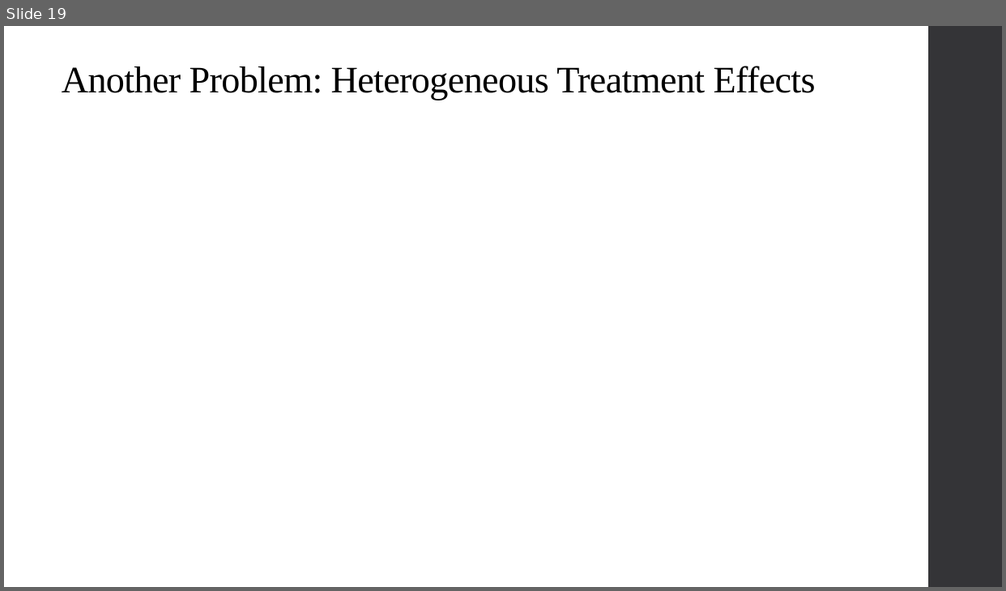
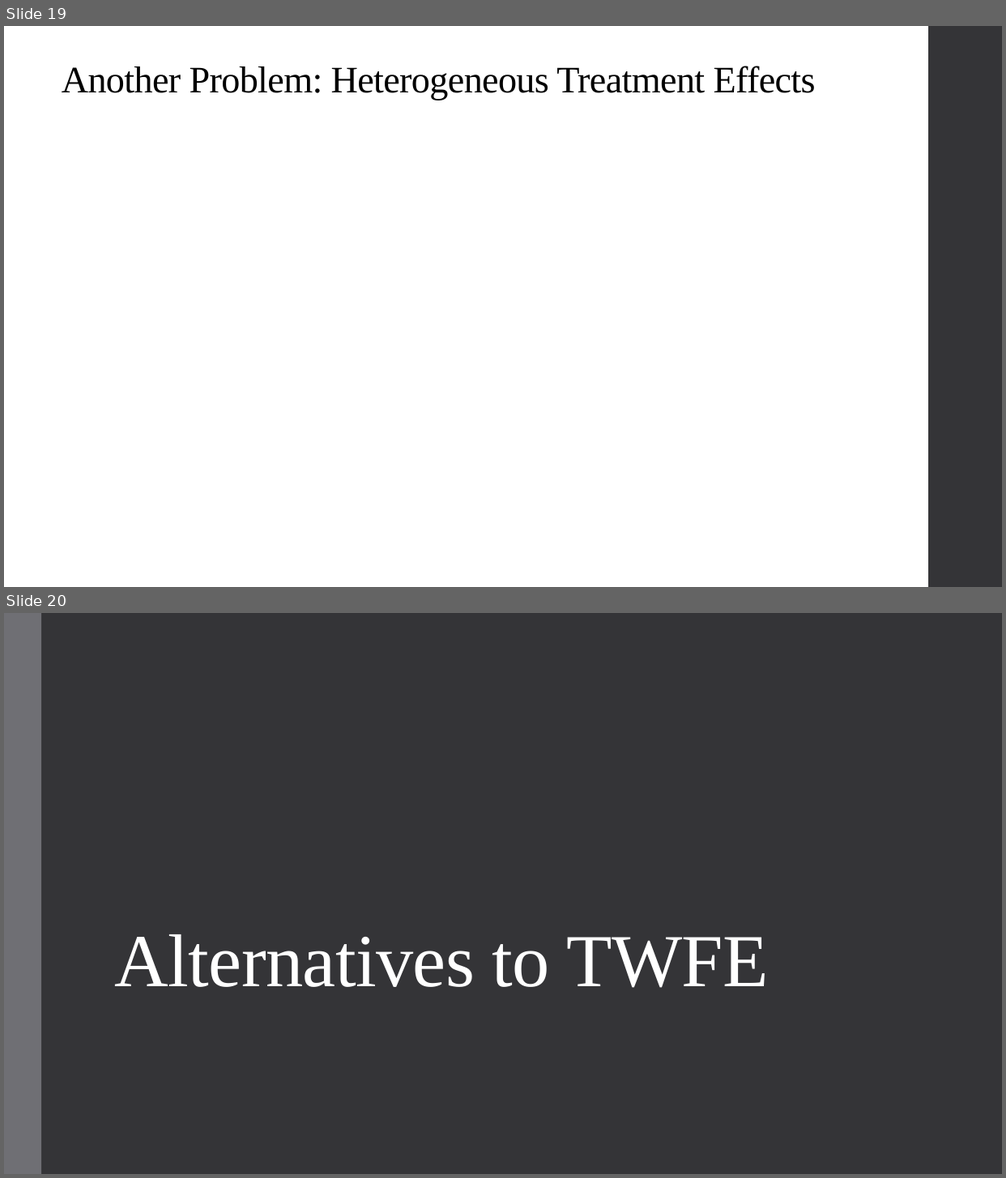
Before and after one commit to qiufei/fork-HAD5744, a slide deck: Lecture11_StaggeredAdoption/Lecture11_StaggeredAdoption_2022F.pptx. Shown one above the other, each under a label of ours: slide 19 before the commit, slides 19 and 20 after it. The pictures are 1006x591 and 1006x1178 pixels, drawn with LibreOffice and Linux fonts; fonts in the diff are those of the drawing; grey boxes stand for pictures. Boxes give left, top, right and bottom in pixels: in the first picture for what was removed or moved away, otherwise in the second. Text is boxed around its words. In the diff, an @@ line names an element or a change of style, - is before the commit and + after.

```diff
--- a/Lecture11_StaggeredAdoption/Lecture11_StaggeredAdoption_2022F.pptx
+++ b/Lecture11_StaggeredAdoption/Lecture11_StaggeredAdoption_2022F.pptx
@@ slide 20 added at [4, 613, 1002, 1174], background #353537 @@
@@ rectangle added at [4, 613, 41, 1174], fill #6F6F74 @@
@@ title added at [115, 935, 768, 988], 72 pt, text #FFFFFF @@
+Alternatives to TWFE
```
Also in this commit, not shown: 6 slides changed, 17 other slides added, 1 slide removed, 23 other files.
